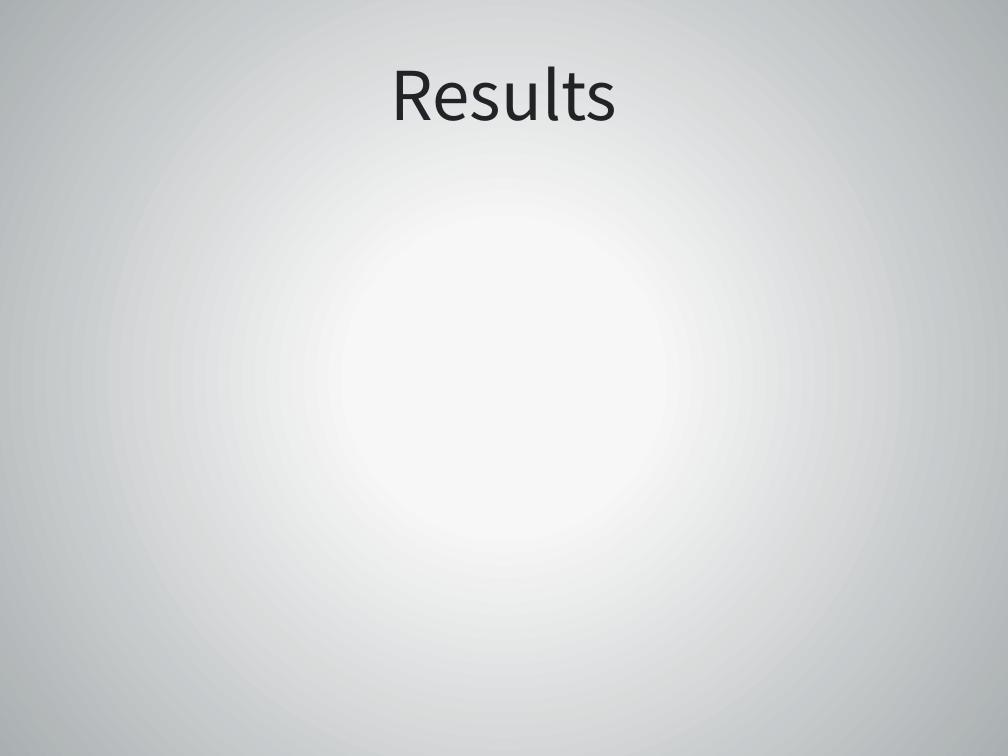
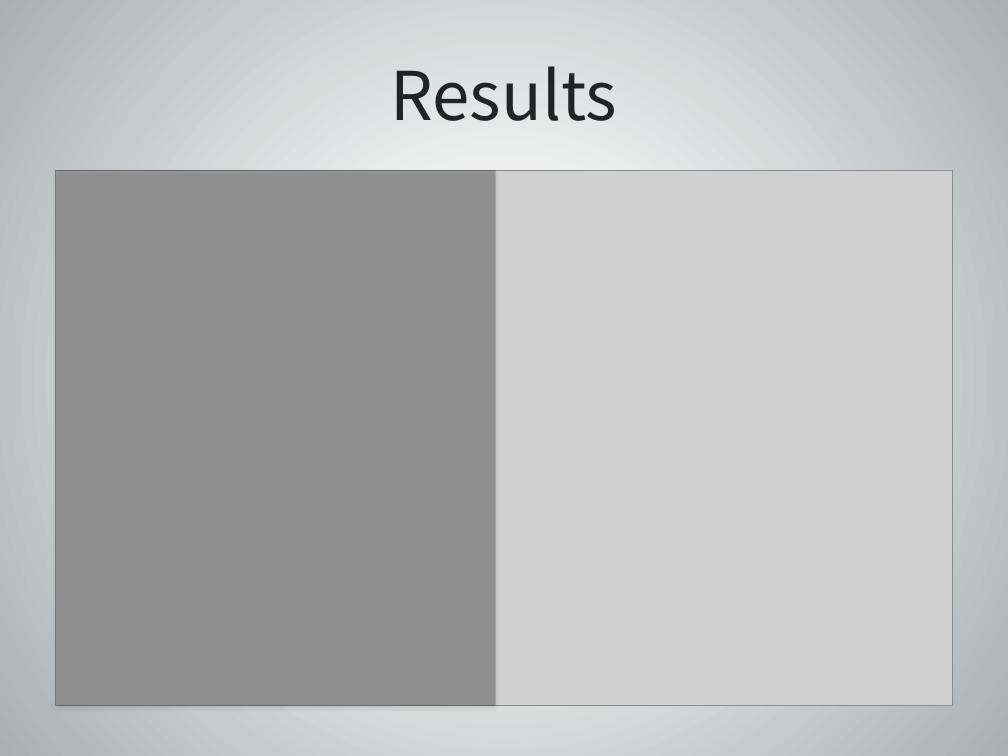
Before and after one commit to yelper/yukon, a slide deck: slide 25 of Presentation/yukon final presentation.pptx. Drawn at 1008x756 pixels with LibreOffice and Linux fonts; fonts in the diff are those of the drawing; grey boxes stand for pictures. Boxes give left, top, right and bottom in pixels: in the first picture for what was removed or moved away, otherwise in the second. Text is boxed around its words. In the diff, an @@ line names an element or a change of style, - is before the commit and + after.

Commit message:
Added results to the presentation...

```diff
--- a/Presentation/yukon final presentation.pptx
+++ b/Presentation/yukon final presentation.pptx
@@ picture added at bbox=[55, 170, 954, 706] @@
@@ rectangle added at bbox=[55, 170, 495, 706], fill #000000 at 25% opacity @@
```
Also in this commit, not shown: 3 other slides changed.
